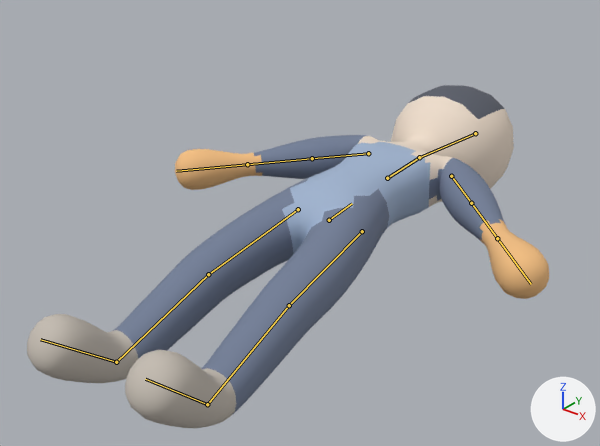
Two versions of the glTF model arte/boneco.glb, one commit apart.
Both versions are drawn from a camera (50 mm lens) standing at (1.262, -1.71, 1.262) and looking at (-0.029, -0.096, 0.262). The axes (+X, +Y, +Z) are drawn at lower right. The lights are the same throughout. The first picture is the older version. Both versions are drawn at frame 38 of the action 'morte'; the numbers are the values there. The bones that change, and the others that lie on the model, are drawn over the model as lines.

Names of what the first picture shows: 'Corpo'.
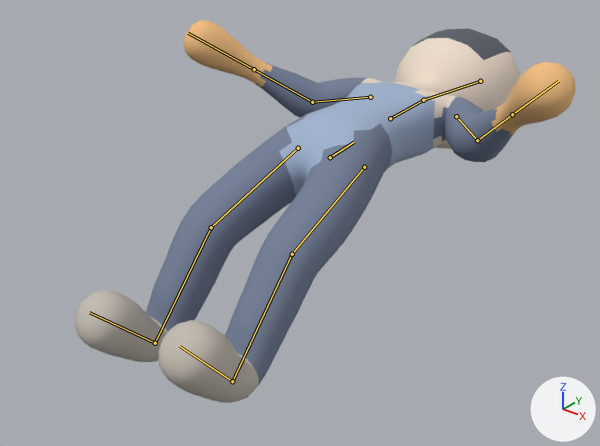
The edits, one by one:
Bone 'quadril' (bone_quadril) moves from (0.0, -0.606, 0.0) to (0.0, -0.416, 0.0).
Bone 'coxa_D' (bone_coxa_d) turns from (4, 0, -4) to (13, 0, -4) degrees about its own x, y and z.
Bone 'canela_D' (bone_canela_d) turns from (7, 0, 0) to (24, 0, 0) degrees about its own x, y and z.
Bone 'pe_D' (bone_pe_d) turns from (0, 0, 0) to (-30, 0, 0) degrees about its own x, y and z.
Bone 'coxa_E' (bone_coxa_e) turns from (6, 0, 5) to (16, 0, 5) degrees about its own x, y and z.
Bone 'canela_E' (bone_canela_e) turns from (10, 0, 0) to (30, 0, 0) degrees about its own x, y and z.
Bone 'pe_E' (bone_pe_e) turns from (0, 0, 0) to (-34, 0, 0) degrees about its own x, y and z.
Bone 'antebraco_D' (bone_antebraco_d) turns from (0, 0, 0) to (-34, -26, -12) degrees about its own x, y and z.
Bone 'antebraco_E' (bone_antebraco_e) turns from (0, 0, 0) to (-28, 21, 11) degrees about its own x, y and z.

Boxes [x1, y1, x2, y2] around the edits, measured in the pictures (600 x 446 px):
'Corpo', posed (12% taller): before [27, 85, 549, 428]; after [74, 20, 576, 403]
bone 'quadril', root to tip: before (329, 220) to (352, 203); after (330, 157) to (354, 142)
bone 'coxa_D', root to tip: before (362, 231) to (289, 305); after (364, 167) to (292, 254)
bone 'canela_D', root to tip: before (289, 305) to (207, 404); after (292, 254) to (232, 381)
bone 'pe_D', root to tip: before (207, 404) to (145, 379); after (232, 381) to (179, 346)
bone 'coxa_E', root to tip: before (298, 209) to (208, 274); after (298, 148) to (211, 227)
bone 'canela_E', root to tip: before (208, 274) to (116, 362); after (211, 227) to (155, 343)
bone 'pe_E', root to tip: before (116, 362) to (40, 339); after (155, 343) to (89, 312)
bone 'antebraco_D', root to tip: before (471, 203) to (497, 238); after (477, 140) to (512, 114)
bone 'antebraco_E', root to tip: before (312, 158) to (247, 164); after (312, 102) to (254, 69)
